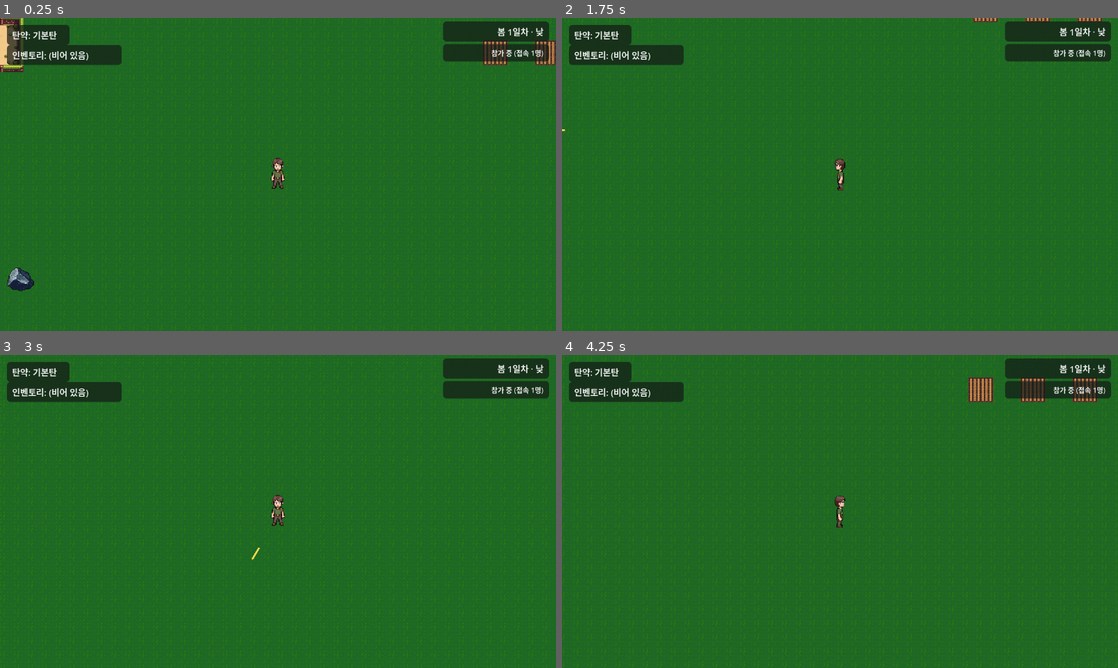
Above: before the commit, frames 1-4 (two rows, left to right).
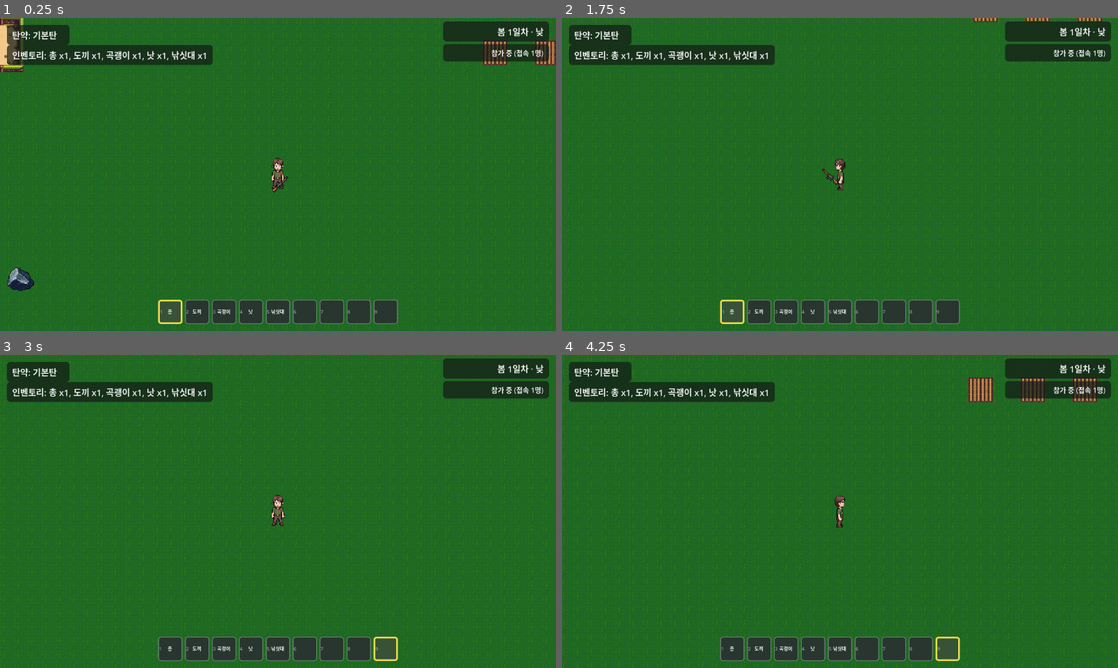
Above: after the commit, the same moments.

Repository: kimtuna/life_game
Game: Godot game, scene res://scenes/world/world.tscn
Two runs of this game, one before a commit and one after it. Both use one fixed random seed, a clock stepped at 60 frames per second and the inputs below. This scene is started directly instead of the project's main scene.
Inputs (mouse positions are in pixels of both pictures, inside the frame that each line leads up to):
- Up to frame 1 (0.25 s): no input
- Up to frame 2 (1.75 s): tap Enter at 0.5 s; move the mouse to (962, 158) at 0.52 s; hold D 0.53-1.28 s; tap 1 at 0.6, 1.55 s; click (962, 158) at 0.67 s; tap 9 at 0.8, 1.35 s; move the mouse to (728, 190) at 1.27 s; hold S from 1.28 s (still down); click (728, 190) at 1.42 s
- Up to frame 3 (3 s): tap Space at 2 s; move the mouse to (333, 442) at 2.02 s; release S at 2.03 s; hold D 2.03-2.78 s; tap 1 at 2.1 s; click (333, 442) at 2.17 s; tap 9 at 2.3, 2.85 s; tap Enter at 2.75 s; move the mouse to (250, 574) at 2.77 s; hold W from 2.78 s (still down); click (250, 574) at 2.92 s
- Up to frame 4 (4.25 s): tap 1 at 3.05 s; move the mouse to (1006, 558) at 3.52 s; release W at 3.53 s; hold A from 3.53 s (still down); tap F at 3.6 s; click (1006, 558) at 3.67 s; tap 9 at 3.8 s

The runs differ from the first frame. In frame 1, 4.3% of the frame differs, in the area x 8-72%, y 8-98%; in frame 2, 4.4%, in the area x 0-72%, y 8-98%; in frame 3, 4.3%; in frame 4, 4.3%.

Commit message:
[INBOX #22] 총/도끼/곡괭이/낫/낚싯대를 인벤토리 도구 아이템으로 추가하고 핫바(1~9)로 손에 들게 함
도구 5종을 인벤토리 아이템화하고, 숫자키 1~9로 핫바 슬롯을 선택하면 도구 아이콘이 캐릭터 옆에 표시되며(스프라이트 전환) 좌클릭 발사가 총을 든 상태에서만 동작하도록 만들었다.

## 스스로 판단해서 고친 부분
- 좌클릭 발사·우클릭 탄종 전환이 이전에는 무조건 동작했는데, "총을 들고 있을 때만" 동작하도록 함께 고쳤다. DESIGN.md 문구를 그대로 따른 것이고 이번 항목을 구현하면 자연히 뒤따르는 수정이라 판단했다.
- 새 아이템(도끼/곡괭이/낫/낚싯대)뿐 아니라 기존 총 아이콘도 PixelLab로 함께 생성했다. 총만 아이콘이 없으면 핫바에서 어색해 보여서였다.
- 도구를 얻는 채집/제작 경로가 아직 없어서, 첫 입장 시 도구 5종을 한 벌씩 자동 지급하는 부트스트랩을 추가했다(이미 총이 있으면 재지급하지 않음). DESIGN.md 범위 밖 판단이라 STATUS.md에 근거를 남겼다.
- 화면 아래 핫바 UI 바(선택 슬롯 강조 테두리 + 번호 표시)를 새로 추가했다. 지시에 명시되진 않았지만, 어떤 슬롯이 선택됐는지 화면에 보이지 않으면 기능이 동작하는지 확인할 방법이 없어 필수로 판단했다.
- 세션 시작 전부터 반복적으로 지워지던 `project.godot`의 `window/stretch/aspect="keep"` 줄을 이번에 project.godot를 다루면서 복원했다(바퀴 19 메모 지시대로).

## 지시받지 않았지만 추가한 개선
- 없음 (위 항목들은 모두 #22를 제대로 구현하기 위해 필요하다고 판단한 것들).

## 어려움 / 에러와 해결
- `godot --import`를 돌릴 때마다 project.godot의 aspect=keep 줄이 다시 지워지는 것을 재확인했다. 근본 원인은 조사하지 못해 STATUS.md에 "에디터를 열 때마다 git diff로 확인" 체크리스트로 남겼다.

Co-Authored-By: Claude Sonnet 5 <noreply@anthropic.com>

Diff:
--- a/game/scenes/world/world.gd
+++ b/game/scenes/world/world.gd
@@ -48,6 +48,31 @@
 	"rice": "벼",
 	"iron": "철",
 	"captured_deer": "포획된 사슴",
+	"gun": "총",
+	"axe": "도끼",
+	"pickaxe": "곡괭이",
+	"sickle": "낫",
+	"fishing_rod": "낚싯대",
+}
+
+## 도구 아이템(INBOX #22). 순서대로 핫바 시작 슬롯(1~5번 키)에 지급된다.
+## 도끼는 아직 벌목 대상이 없고 낚싯대도 낚시 스팟이 없어 좌클릭 동작은 #23에서 연결한다
+## (DESIGN.md "범위 밖" 참고) — 이번 바퀴는 손에 드는 것(스프라이트 전환)까지만.
+const TOOL_KEYS := ["gun", "axe", "pickaxe", "sickle", "fishing_rod"]
+const TOOL_ICONS := {
+	"gun": preload("res://assets/sprites/tools/gun.png"),
+	"axe": preload("res://assets/sprites/tools/axe.png"),
+	"pickaxe": preload("res://assets/sprites/tools/pickaxe.png"),
+	"sickle": preload("res://assets/sprites/tools/sickle.png"),
+	"fishing_rod": preload("res://assets/sprites/tools/fishing_rod.png"),
+}
+
+## 손에 든 도구 아이콘을 캐릭터 옆 어디에 띄울지, 바라보는 방향별 오프셋(플레이어 로컬 좌표계).
+const HELD_ITEM_OFFSETS := {
+	"east": Vector2(15.0, 3.0),
+	"west": Vector2(-15.0, 3.0),
+	"north": Vector2(3.0, -15.0),
+	"south": Vector2(3.0, 15.0),
 }
 
 ## 다른 플레이어에게 내 위치/방향을 보내는 주기 (INBOX #14). 매 물리 프레임(60Hz)마다
@@ -69,6 +94,7 @@
 @onready var inventory_window: Control = $UI/InventoryWindow
 @onready var general_grid: GridContainer = $UI/InventoryWindow/CenterContainer/Panel/VBoxContainer/GeneralGrid
 @onready var equipment_grid: GridContainer = $UI/InventoryWindow/CenterContainer/Panel/VBoxContainer/EquipmentGrid
+@onready var hotbar_bar: HBoxContainer = $UI/HUD/HotbarBar
 
 ## 장비 슬롯 부위 표시 이름 (InventoryData.EQUIPMENT_SLOT_TYPES와 같은 순서).
 const EQUIPMENT_LABELS := ["모자", "상의", "하의", "신발", "목걸이", "목걸이", "반지", "반지", "가방"]
@@ -79,6 +105,14 @@
 var _inventory_open: bool = false
 var _general_slot_labels: Array = []
 var _equipment_slot_labels: Array = []
+## 핫바 9칸 셀(각 원소 {"panel": PanelContainer, "item_label": Label, "number_label": Label}).
+var _hotbar_cells: Array = []
+var _selected_hotbar_index: int = 0
+## 지금 손에 든 도구 키("gun"/"axe"/"pickaxe"/"sickle"/"fishing_rod") 또는 빈손("").
+var _held_tool: String = ""
+var _held_item_sprite: Sprite2D
+var _hotbar_normal_style: StyleBoxFlat
+var _hotbar_selected_style: StyleBoxFlat
 var _ammo_type: String = "normal"
 var _fire_cooldown: float = 0.0
 var _recoil: float = 0.0
@@ -99,10 +133,15 @@
 	_spawn_resource_points()
 	_spawn_farm_plots()
 	_spawn_ranch_zone()
+	_ensure_starting_tools()
 	_build_inventory_slots()
+	_build_held_item_sprite()
+	_build_hotbar()
 	InventoryData.changed.connect(_update_inventory_label)
 	InventoryData.changed.connect(_refresh_inventory_window)
+	InventoryData.changed.connect(_refresh_hotbar)
 	_update_inventory_label()
+	_select_hotbar(0)
 	TimeData.phase_changed.connect(_on_time_phase_changed)
 	TimeData.day_changed.connect(_on_time_day_changed)
 	TimeData.weather_changed.connect(_on_time_weather_changed)
@@ -126,8 +165,11 @@
 	elif event is InputEventKey and event.pressed and not event.echo and event.keycode == KEY_E \
 			and not _paused:
 		_set_inventory_open(not _inventory_open)
+	elif event is InputEventKey and event.pressed and not event.echo and not _paused and not _inventory_open \
+			and event.keycode >= KEY_1 and event.keycode <= KEY_9:
+		_select_hotbar(event.keycode - KEY_1)
 	elif event is InputEventMouseButton and event.pressed and not _paused and not _inventory_open \
-			and event.button_index == MOUSE_BUTTON_RIGHT:
+			and event.button_index == MOUSE_BUTTON_RIGHT and _held_tool == "gun":
 		_ammo_type = "tranq" if _ammo_type == "normal" else "normal"
 		_update_ammo_label()
 
@@ -156,13 +198,14 @@
 		if new_facing != _facing:
 			_facing = new_facing
 			_update_texture()
+			_update_held_item_transform()
 
 	camera.global_position = player_sprite.global_position
 
 	_recoil = maxf(0.0, _recoil - GUN_RECOIL_DECAY_PER_SEC * delta)
 	if _fire_cooldown > 0.0:
 		_fire_cooldown -= delta
-	if Input.is_mouse_button_pressed(MOUSE_BUTTON_LEFT) and _fire_cooldown <= 0.0:
+	if _held_tool == "gun" and Input.is_mouse_button_pressed(MOUSE_BUTTON_LEFT) and _fire_cooldown <= 0.0:
 		_fire()
 
 	if NetworkSession.is_active():
@@ -270,6 +313,108 @@
 	zone.global_position = player_sprite.position + RANCH_ZONE_ORIGIN
 	zone.player_ref = player_sprite
 	add_child(zone)
+
+
+## 아직 도구를 얻는 채집/제작 경로가 없으므로(DESIGN.md 범위 밖), 캐릭터가 처음
+## 월드에 들어올 때 도구 5종을 한 벌씩 지급해 핫바 1~5번에서 바로 시험해볼 수 있게 한다
+## (INBOX #22, 스스로 판단해서 추가). 이미 총을 갖고 있으면(재입장) 다시 지급하지 않는다.
+func _ensure_starting_tools() -> void:
+	if InventoryData.has_item("gun", 1):
+		return
+	for tool_key in TOOL_KEYS:
+		InventoryData.add_item(tool_key, 1)
+
+
+## 손에 든 도구 아이콘을 보여줄 Sprite2D를 Player의 자식으로 만든다. Player의 스케일을
+## 그대로 물려받으므로 캐릭터 크기와 비례가 맞는다.
+func _build_held_item_sprite() -> void:
+	_held_item_sprite = Sprite2D.new()
+	_held_item_sprite.texture_filter = CanvasItem.TEXTURE_FILTER_NEAREST
+	_held_item_sprite.scale = Vector2(0.85, 0.85)
+	_held_item_sprite.visible = false
+	player_sprite.add_child(_held_item_sprite)
+
+
+## 바라보는 방향에 맞춰 손에 든 아이콘의 위치/좌우반전을 갱신한다.
+func _update_held_item_transform() -> void:
+	if _held_item_sprite == null:
+		return
+	_held_item_sprite.position = HELD_ITEM_OFFSETS.get(_facing, Vector2.ZERO)
+	_held_item_sprite.flip_h = _facing == "west"
+
+
+## 화면 아래 중앙에 핫바 9칸을 만든다 (INBOX #22). 인벤토리 창의 맨 위 9칸(핫바)과
+## 같은 슬롯을 그대로 보여주는 별도 뷰다 — 데이터는 항상 InventoryData.get_general_slots()
+## 에서 다시 읽어오므로 두 UI가 따로 놀 일이 없다.
+func _build_hotbar() -> void:
+	_hotbar_normal_style = _make_slot_style(Color(0.157, 0.212, 0.184, 1))
+	_hotbar_selected_style = _make_slot_style(Color(0.22, 0.32, 0.22, 1))
+	_hotbar_selected_style.border_width_left = 4
+	_hotbar_selected_style.border_width_top = 4
+	_hotbar_selected_style.border_width_right = 4
+	_hotbar_selected_style.border_width_bottom = 4
+	_hotbar_selected_style.border_color = Color(0.95, 0.85, 0.3, 1)
+	for i in range(InventoryData.HOTBAR_SIZE):
+		var cell := _make_hotbar_cell(i + 1)
+		hotbar_bar.add_child(cell["panel"])
+		_hotbar_cells.append(cell)
+	_refresh_hotbar()
+
+
+func _make_hotbar_cell(number: int) -> Dictionary:
+	var panel := PanelContainer.new()
+	panel.custom_minimum_size = Vector2(56, 56)
+	panel.add_theme_stylebox_override("panel", _hotbar_normal_style)
+	var item_label := Label.new()
+	item_label.horizontal_alignment = HORIZONTAL_ALIGNMENT_CENTER
+	item_label.vertical_alignment = VERTICAL_ALIGNMENT_CENTER
+	item_label.add_theme_font_size_override("font_size", 11)
+	panel.add_child(item_label)
+	var number_label := Label.new()
+	number_label.text = str(number)
+	number_label.horizontal_alignment = HORIZONTAL_ALIGNMENT_LEFT
+	number_label.vertical_alignment = VERTICAL_ALIGNMENT_TOP
+	number_label.add_theme_font_size_override("font_size", 11)
+	number_label.modulate = Color(1, 1, 1, 0.55)
+	panel.add_child(number_label)
+	return {"panel": panel, "item_label": item_label, "number_label": number_label}
+
+
+## 핫바 칸의 아이템 표시와 선택 테두리를 InventoryData 상태에 맞춰 다시 그린다.
+func _refresh_hotbar() -> void:
+	var general_slots := InventoryData.get_general_slots()
+	for i in range(_hotbar_cells.size()):
+		var slot = general_slots[i] if i < general_slots.size() else null
+		var cell: Dictionary = _hotbar_cells[i]
+		var item_label: Label = cell["item_label"]
+		if slot == null:
+			item_label.text = ""
+		else:
+			var display: String = ITEM_LABELS.get(slot["item"], slot["item"])
+			item_label.text = display if TOOL_ICONS.has(slot["item"]) else "%s\nx%d" % [display, slot["count"]]
+		var panel: PanelContainer = cell["panel"]
+		panel.add_theme_stylebox_override(
+			"panel", _hotbar_selected_style if i == _selected_hotbar_index else _hotbar_normal_style
+		)
+
+
+## 숫자키 1~9로 핫바 슬롯을 고른다. 도구 아이템이면 손에 들고(아이콘 스프라이트 전환),
+## 빈 슬롯이거나 도구가 아닌 아이템이면 빈손으로 되돌린다 (INBOX #22 요구사항 그대로).
+func _select_hotbar(index: int) -> void:
+	if index < 0 or index >= InventoryData.HOTBAR_SIZE:
+		return
+	_selected_hotbar_index = index
+	var general_slots := InventoryData.get_general_slots()
+	var slot = general_slots[index] if index < general_slots.size() else null
+	if slot != null and TOOL_ICONS.has(slot["item"]):
+		_held_tool = slot["item"]
+		_held_item_sprite.texture = TOOL_ICONS[_held_tool]
+		_held_item_sprite.visible = true
+		_update_held_item_transform()
+	else:
+		_held_tool = ""
+		_held_item_sprite.visible = false
+	_refresh_hotbar()
 
 
 ## 인벤토리 창의 일반 18칸 + 장비 9칸 슬롯 셀을 한 번만 만들어둔다 (INBOX #21).
--- a/game/scenes/world/world.tscn
+++ b/game/scenes/world/world.tscn
@@ -135,6 +135,22 @@
 horizontal_alignment = 2
 text = ""
 
+[node name="HotbarBar" type="HBoxContainer" parent="UI/HUD"]
+layout_mode = 1
+anchors_preset = -1
+anchor_left = 0.5
+anchor_top = 1.0
+anchor_right = 0.5
+anchor_bottom = 1.0
+offset_left = -276.0
+offset_top = -72.0
+offset_right = 276.0
+offset_bottom = -16.0
+grow_horizontal = 2
+grow_vertical = 0
+alignment = 1
+theme_override_constants/separation = 6
+
 [node name="RainOverlay" type="ColorRect" parent="UI"]
 visible = false
 layout_mode = 3
Binary file added: game/assets/sprites/tools/axe.png
Not shown, added: game/assets/sprites/tools/axe.png.import
Binary file added: game/assets/sprites/tools/fishing_rod.png
Not shown, added: game/assets/sprites/tools/fishing_rod.png.import
Binary file added: game/assets/sprites/tools/gun.png
Not shown, added: game/assets/sprites/tools/gun.png.import
Binary file added: game/assets/sprites/tools/pickaxe.png
Not shown, added: game/assets/sprites/tools/pickaxe.png.import
Binary file added: game/assets/sprites/tools/sickle.png
Not shown, added: game/assets/sprites/tools/sickle.png.import
Not shown, changed: docs/STATUS.md
Not shown, changed: docs/feedback/INBOX.md
